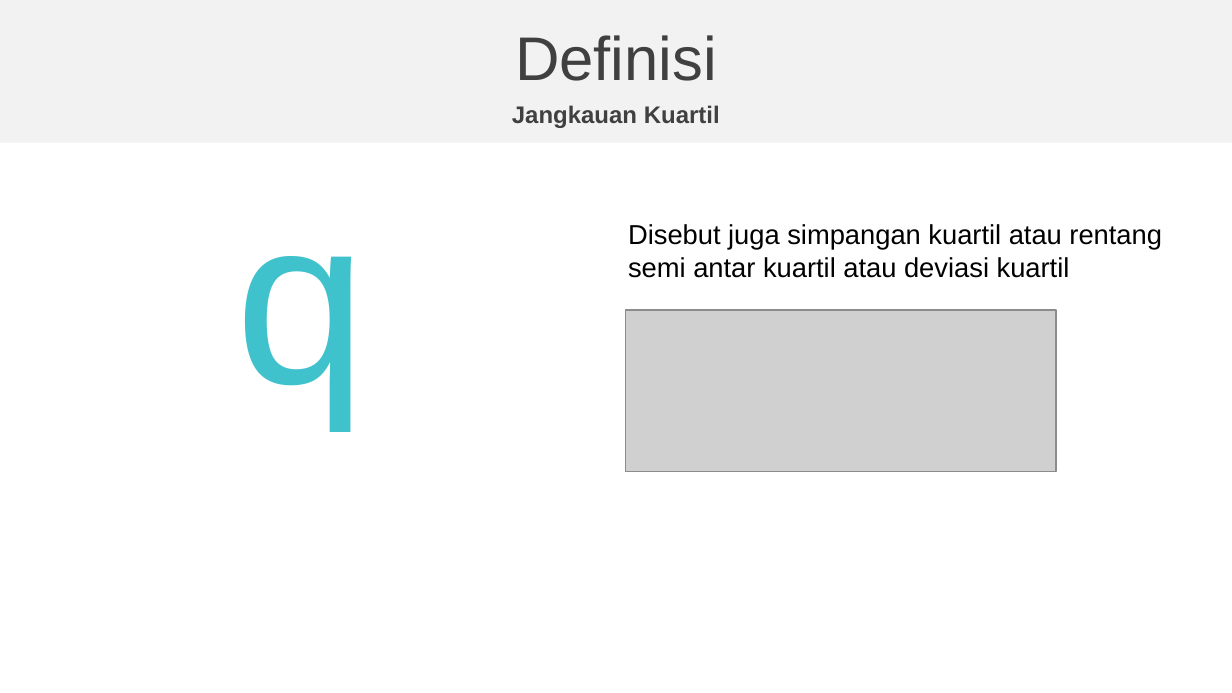
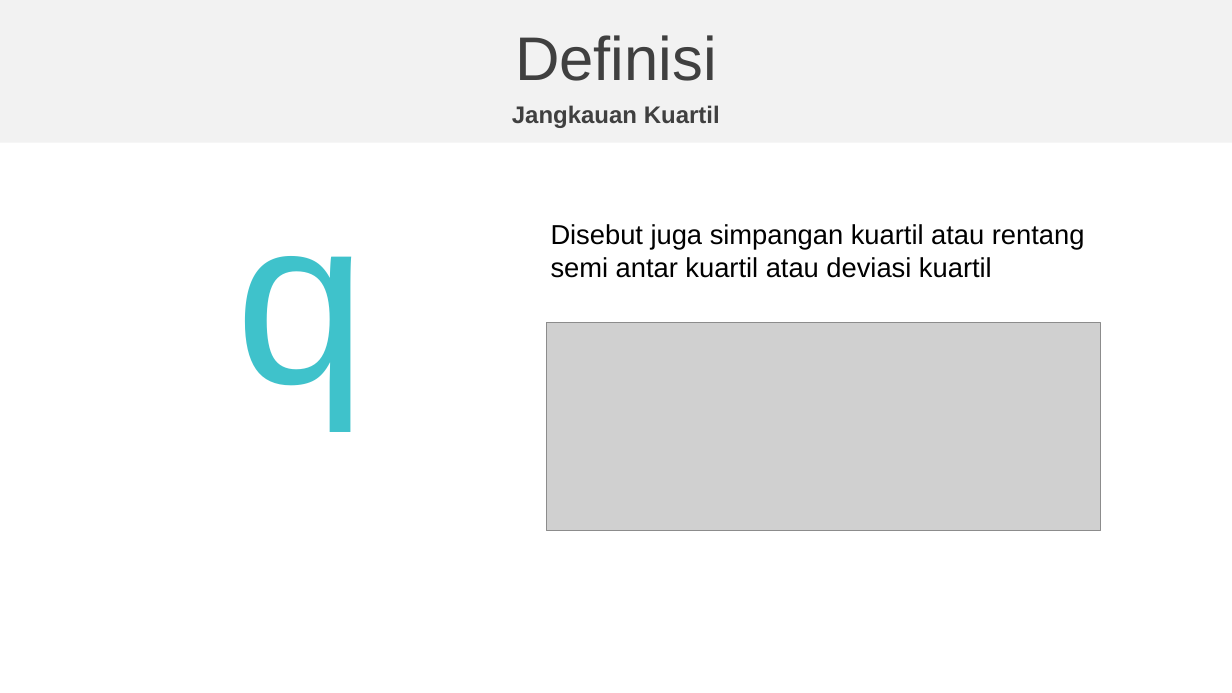
Before and after one commit to natacloud/statistika, a slide deck: slide 11 of Presentasi-Statistika-kelompok-3.pptx. Drawn at 1232x693 pixels with LibreOffice and Linux fonts; fonts in the diff are those of the drawing; grey boxes stand for pictures; background and template pictures are left out. Boxes give left, top, right and bottom in pixels: in the first picture for what was removed or moved away, otherwise in the second. Text is boxed around its words. In the diff, an @@ line names an element or a change of style, - is before the commit and + after.

```diff
--- a/Presentasi-Statistika-kelompok-3.pptx
+++ b/Presentasi-Statistika-kelompok-3.pptx
@@ text "Disebut juga simpangan kuartil atau ...": place and size @@
-text "Disebut juga simpangan kuartil atau ..." at <box>628,224,1162,278</box>
+text "Disebut juga simpangan kuartil atau ..." at <box>551,224,1085,278</box>
@@ picture: place and size @@
-picture at <box>626,310,1056,472</box>
+picture at <box>546,323,1100,531</box>
```
Also in this commit, not shown: 1 other slide changed, 4 slides added, 1 other file.
